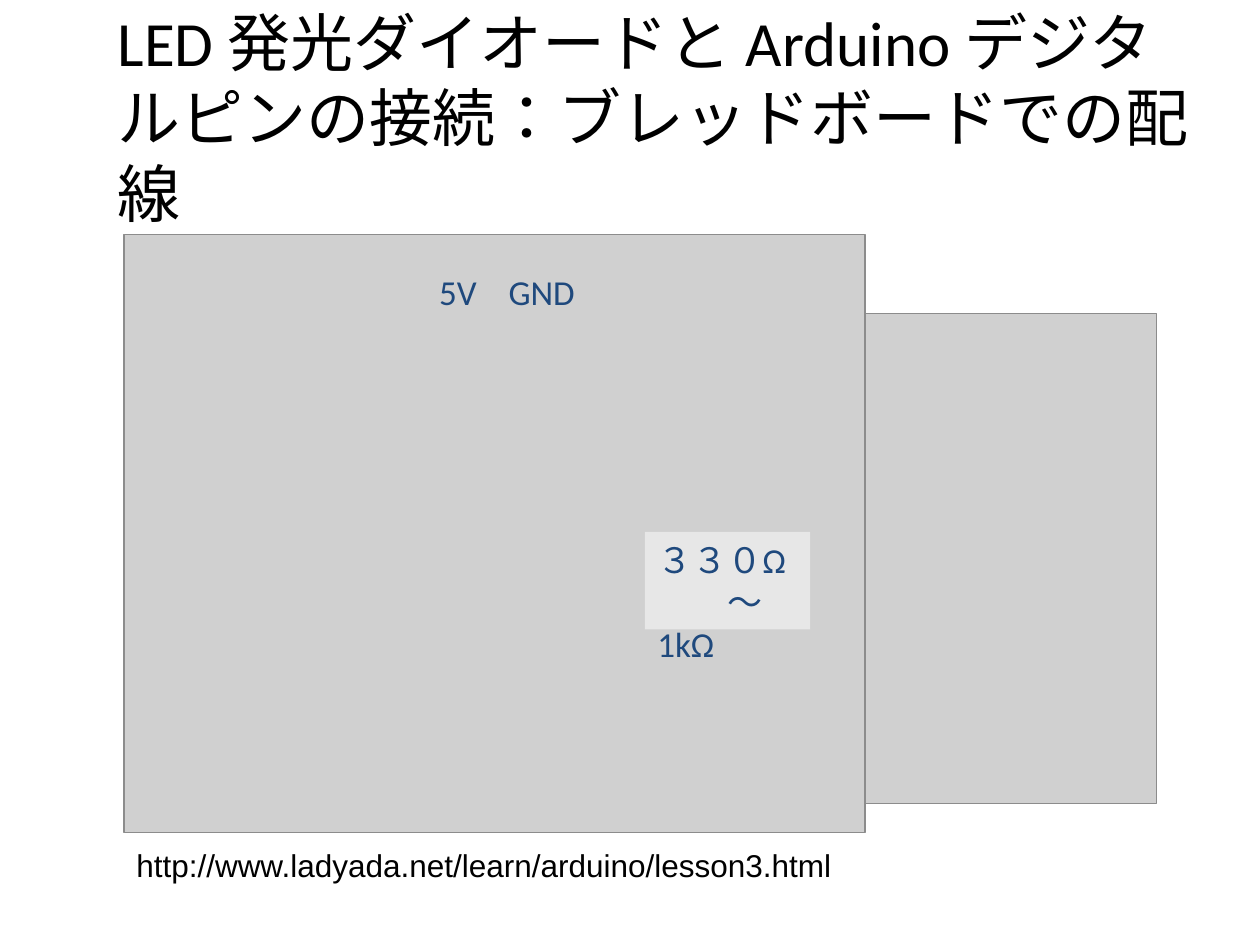
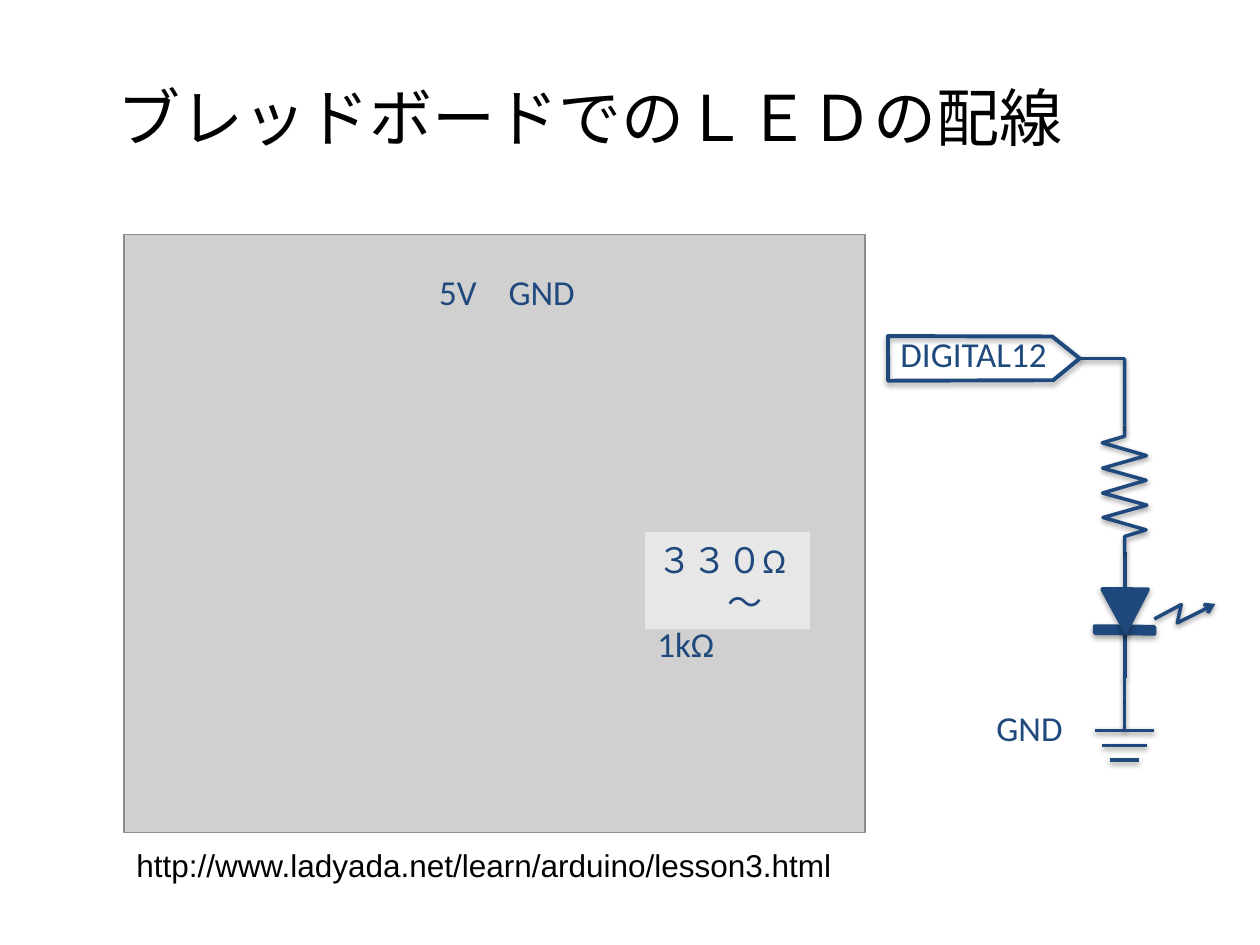
Before and after one commit to MatsK/Courses, a slide deck: slide 9 of CS2/Arduino入門：Arduino IDE 言語篇.pptx (slide 7 before the commit). Drawn at 1260x945 pixels with LibreOffice and Linux fonts; fonts in the diff are those of the drawing; grey boxes stand for pictures; background and template pictures are left out. Boxes give left, top, right and bottom in pixels: in the first picture for what was removed or moved away, otherwise in the second. Text is boxed around its words. In the diff, an @@ line names an element or a change of style, - is before the commit and + after.

```diff
--- a/CS2/Arduino入門：Arduino IDE 言語篇.pptx
+++ b/CS2/Arduino入門：Arduino IDE 言語篇.pptx
@@ title at [118, 87, 1063, 146]: text changed @@
-LED 発光ダイオードと Arduino デジタルピンの接続：ブレッドボードでの配線
+ブレッドボードでのＬＥＤの配線
@@ picture removed at [848, 314, 1155, 804] @@
@@ group added at [888, 336, 1215, 760]: 8 lines, 5 freeform shapes, 1 text @@
+DIGITAL12
@@ text added at [996, 718, 1062, 742], 20 pt, text #1F497D @@
+GND
```
Also in this commit, not shown: 8 other slides changed, 7 slides added, 2 slides removed, 1 other file.
